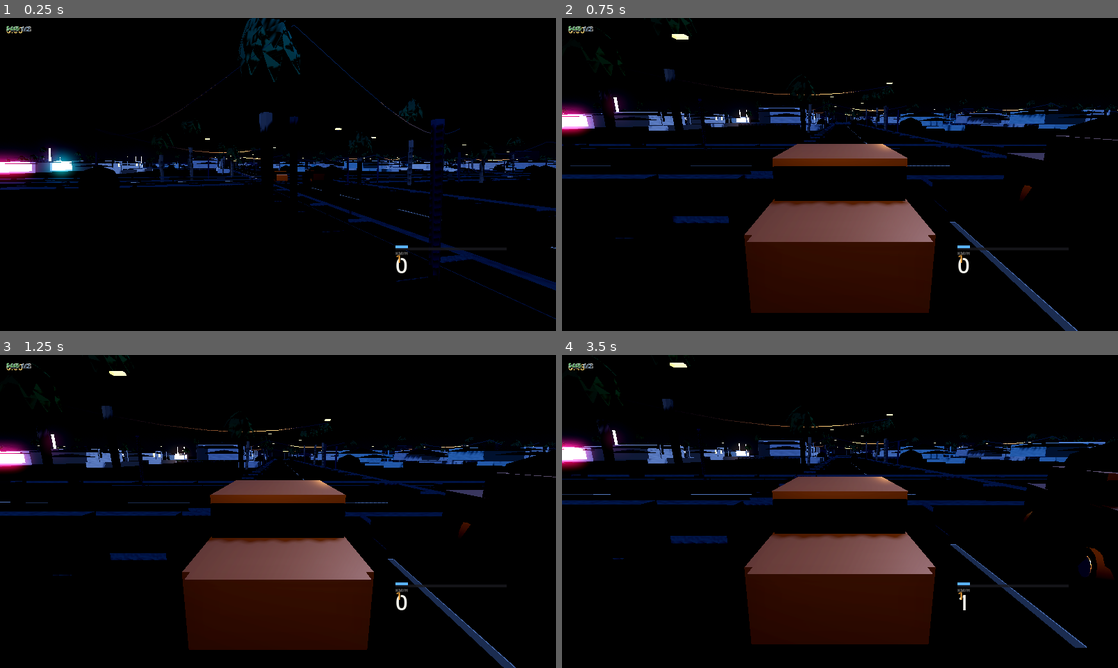
Above: before the commit, frames 1-4 (two rows, left to right).
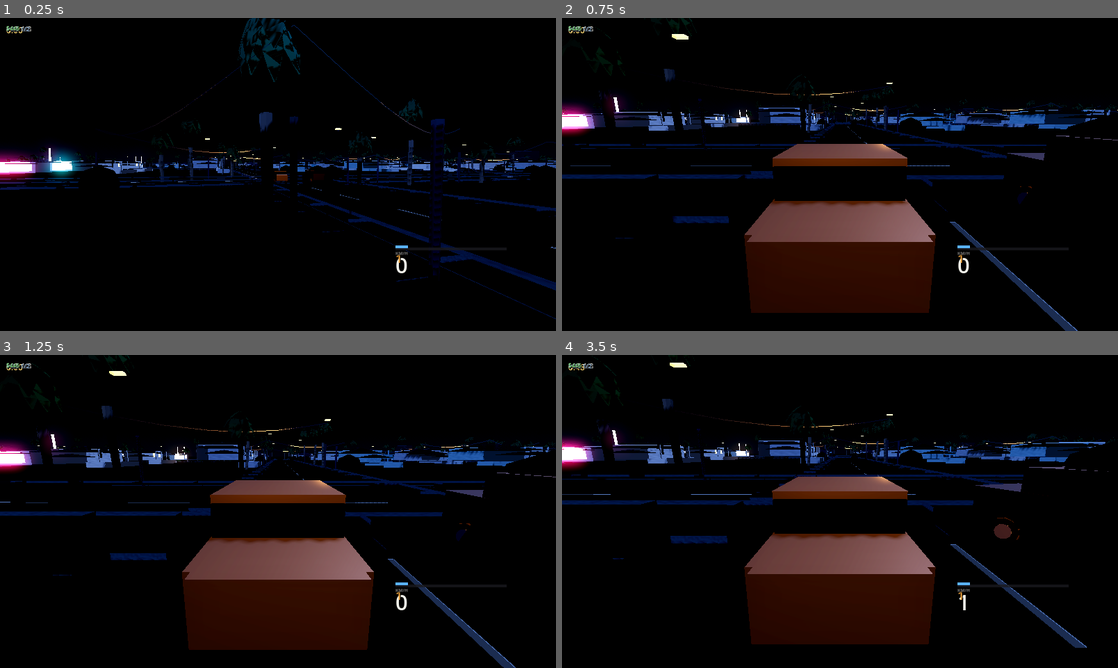
Above: after the commit, the same moments.

Repository: maxta85/test-game
Game: Godot game, scene res://Game/main.tscn
The game is run twice, just before and just after one commit, with the same random seed, the same clock (stepped at 60 frames per second) and the same inputs.
Inputs (mouse positions are in pixels of both pictures, inside the frame that each line leads up to):
- Up to frame 1 (0.25 s): no input
- Up to frame 2 (0.75 s): tap Enter at 0.5 s; move the mouse to (962, 158) at 0.52 s; hold D (garage_right) from 0.53 s (still down); hold C (camera_toggle) from 0.53 s (still down); click (962, 158) at 0.67 s
- Up to frame 3 (1.25 s): keep holding D (garage_right); keep holding C (camera_toggle)
- Up to frame 4 (3.5 s): release D (garage_right) at 1.25 s; release C (camera_toggle) at 1.25 s; drag from (728, 527) to (812, 574) at 1.27 s; move the mouse to (895, 442) at 2.02 s; hold D (garage_right) 2.03-2.75 s; tap P at 2.1 s; tap R (reset_car) at 2.75 s; drag from (812, 574) to (673, 464) at 2.77 s

Frame 1 is identical in both runs. In frame 2, less than 0.1% of the frame differs, in the area x 81-85%, y 53-60%; in frame 3, less than 0.1%; in frame 4, 0.7%, in the area x 56-100%, y 35-72%.

Commit message:
Fix find_loop returning a there-and-back instead of a circuit
_find_loop's greedy walk scores prev_dir.dot(d), preferring straight-on
movement, so it runs to the map edge, gets stuck, and closes the loop
with the shortest path straight back down the same street it arrived
on. The result is a closed walk of plausible size whose bounding box is
0 x 1142 m: the 2283 m "circuit" had 30 junctions and no corners at
all. No car can drive it and no race can be run on it.

A circuit has to cover ground on both axes, so that is now a gate, and
find_loop samples starts across the whole graph rather than four
nearby ones - the original candidates all produced the same spike, so
the gate alone returned nothing. It now yields a 16-node, 1128 m loop
with 340 x 270 m of extent.

Deleting find_loop was not an option: AIRacer and RacingLine both build
from it, so it is fixed at source rather than left broken with callers
working around it. The separate _grow_circuit in race_def.gd is now
redundant and can go when its owner wants it gone.

The test asserted node count and total length, which is exactly why a
0 x 1142 m loop passed as a valid 2283 m circuit. It now asserts extent
on both axes too.

Diff:
--- a/Tests/test_world.gd
+++ b/Tests/test_world.gd
@@ -117,3 +117,18 @@
 		for i in loop.size() - 1:
 			length += g.node_pos(int(loop[i])).distance_to(g.node_pos(int(loop[i + 1])))
 		t.gt(length, 400.0, "the circuit is long enough to race (%.0f m)" % length)
+
+		# Node count and total length are NOT enough. find_loop used to return a
+		# 2283 m, 30-junction loop with a 0 x 1142 m bounding box: the walk ran
+		# to the map edge and came straight back down the same street. Both
+		# assertions above passed, and the result was undriveable. A circuit has
+		# to cover ground on both axes.
+		var lo := Vector2(INF, INF)
+		var hi := Vector2(-INF, -INF)
+		for n in loop:
+			var p: Vector2 = g.node_pos(int(n))
+			lo = Vector2(minf(lo.x, p.x), minf(lo.y, p.y))
+			hi = Vector2(maxf(hi.x, p.x), maxf(hi.y, p.y))
+		var extent := hi - lo
+		t.gt(extent.x, 150.0, "the circuit has real width, it is not a there-and-back (%.0f m)" % extent.x)
+		t.gt(extent.y, 150.0, "and real depth (%.0f m)" % extent.y)
--- a/World/road_graph.gd
+++ b/World/road_graph.gd
@@ -294,12 +294,22 @@
 ## and deterministic, where an exhaustive search over a 250-node grid is
 ## exponential and would hang.
 func find_loop(start: int, target_len_m: float) -> Array:
+	# Sample starts across the whole graph, not just a few near `start`. The
+	# greedy walk prefers going straight on, so a candidate only becomes a real
+	# circuit when it happens to begin somewhere with blocks on more than one
+	# side - a handful of nearby starts all make the same spike.
+	var tries: Array = [start]
+	var samples := 24
+	for i in range(1, samples):
+		tries.append(int(round(float(i) * float(nodes.size() - 1) / float(samples - 1))))
+
 	var best: Array = []
 	var best_len := 1e9
-	# Try from a few different starting nodes and pick the one closest to target.
-	for s in [start, 0, g_min(start, g_max(0, start - 40)), g_min(start, g_max(0, start + 40))]:
+	for s in tries:
 		var loop := _greedy_loop(int(s), target_len_m)
 		if loop.size() < 4:
+			continue
+		if not _is_real_circuit(loop, target_len_m * 0.25):
 			continue
 		var l := _path_length(loop)
 		if l < 250.0:
@@ -308,6 +318,29 @@
 			best = loop
 			best_len = l
 	return best
+
+
+## A circuit has to actually go round.
+##
+## `_greedy_loop` prefers straight-on movement, so on a network that ends in
+## cul-de-sacs it runs to the map edge, gets stuck, and closes the loop with the
+## shortest path straight back down the same street. The junction count and the
+## total length both look plausible - it really is a closed walk of the right
+## size - but the result is a there-and-back spike: on this network the 2283 m
+## "circuit" had a 0 x 1142 m bounding box and no corners at all, which no car
+## can drive and no race can be run on.
+##
+## A genuine circuit has extent on both axes. That is the cheap test for it, and
+## it is the one that matters: a loop with no width is not a lap.
+func _is_real_circuit(loop: Array, min_extent: float) -> bool:
+	var lo := Vector2(INF, INF)
+	var hi := Vector2(-INF, -INF)
+	for n in loop:
+		var p := node_pos(int(n))
+		lo = Vector2(minf(lo.x, p.x), minf(lo.y, p.y))
+		hi = Vector2(maxf(hi.x, p.x), maxf(hi.y, p.y))
+	var extent := hi - lo
+	return extent.x >= min_extent and extent.y >= min_extent
 
 
 func g_min(a: int, b: int) -> int:
